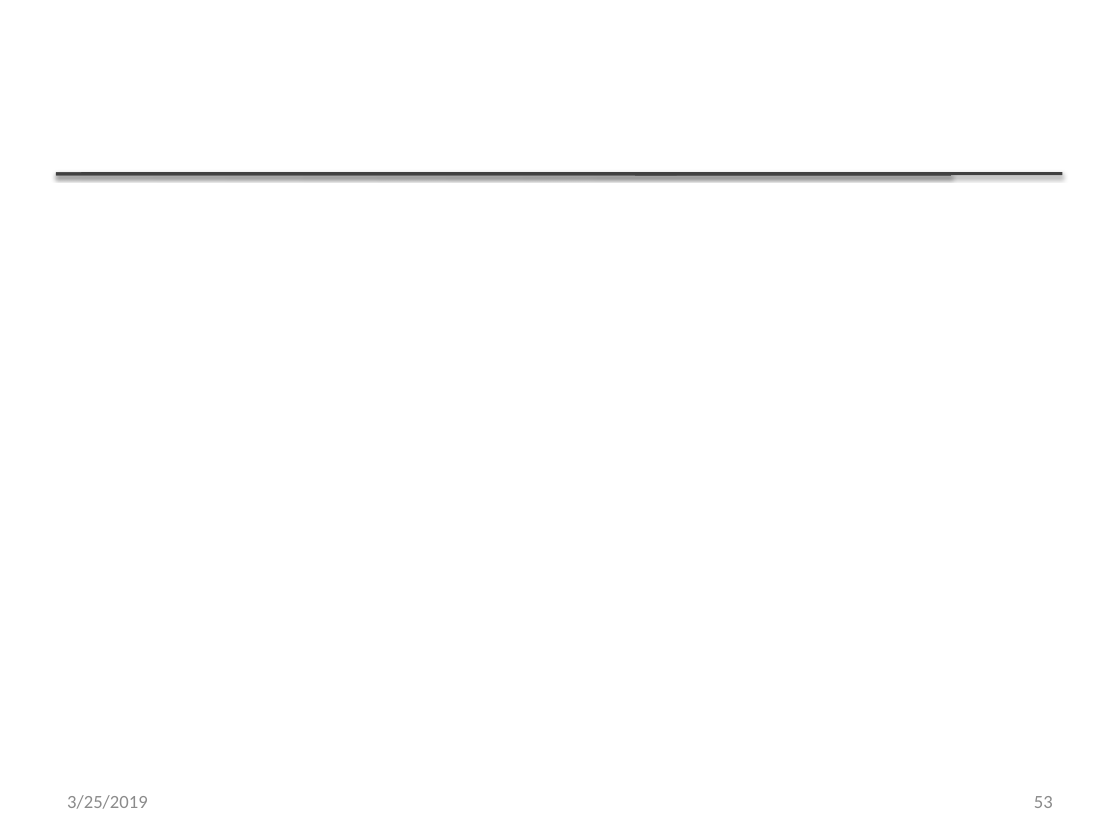
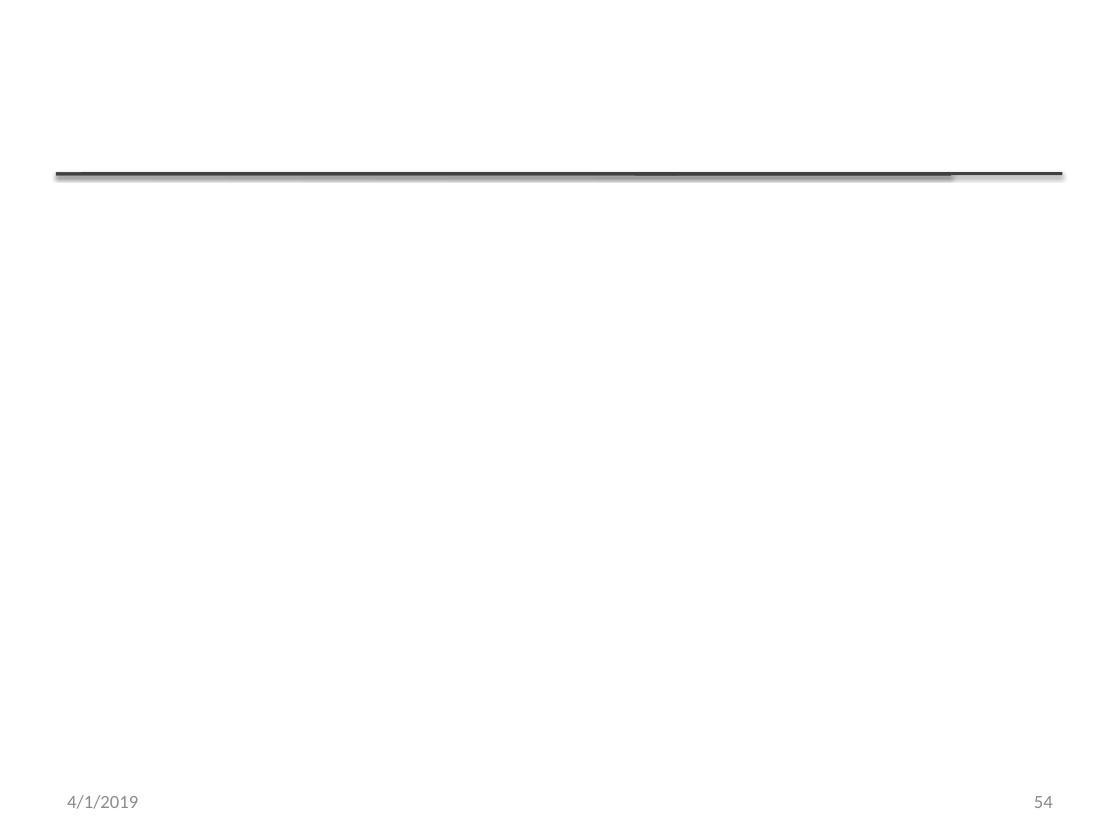
Before and after one commit to ppawar/ppawar.github.io, a slide deck: slide 54 of CSE308-S19/Slides/PPT/Ch4 - Requirements analysis.pptx (slide 53 before the commit). Drawn at 1120x840 pixels with LibreOffice and Linux fonts; fonts in the diff are those of the drawing; background and template pictures are left out. Boxes give left, top, right and bottom in pixels: in the first picture for what was removed or moved away, otherwise in the second. Text is boxed around its words. In the diff, an @@ line names an element or a change of style, - is before the commit and + after.

```diff
--- a/CSE308-S19/Slides/PPT/Ch4 - Requirements analysis.pptx
+++ b/CSE308-S19/Slides/PPT/Ch4 - Requirements analysis.pptx
@@ text at box(67, 795, 138, 809): text changed @@
-3/25/2019
+4/1/2019
@@ page number at box(1034, 796, 1053, 808): text changed @@
-53
+54
```
Also in this commit, not shown: 55 other slides changed, 1 slide added, 8 other files.
